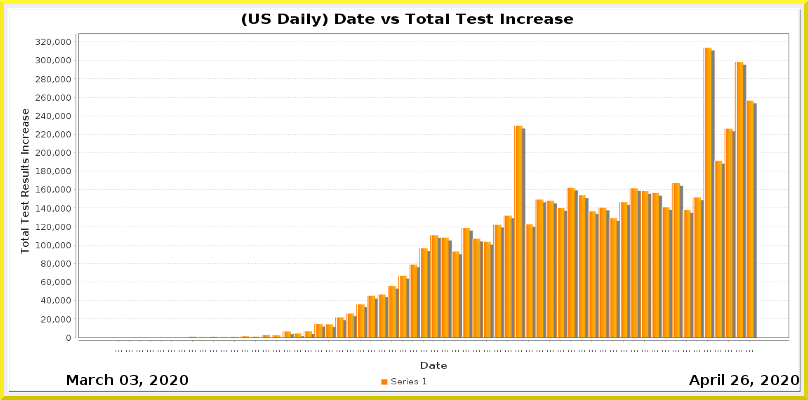
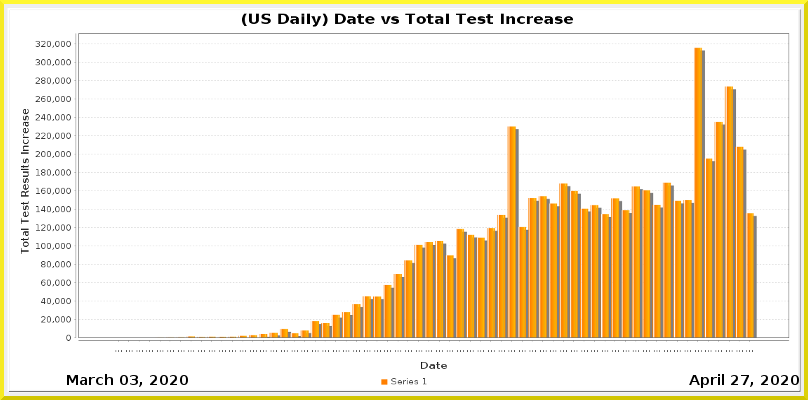
Layer changes from the first 808 × 400 image to the second:
painted on "Current Date" over [741, 375, 749, 385]
painted on "Date_vs_TestIncrease.png" over [35, 38, 789, 352]
